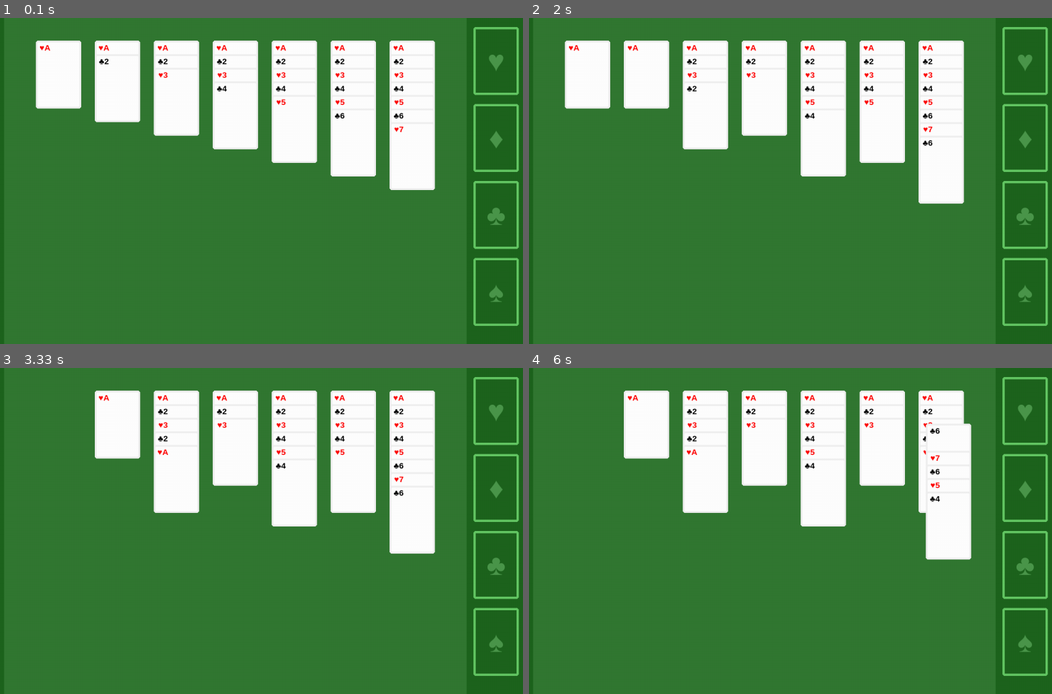
Above: before the commit, frames 1-4 (two rows, left to right).
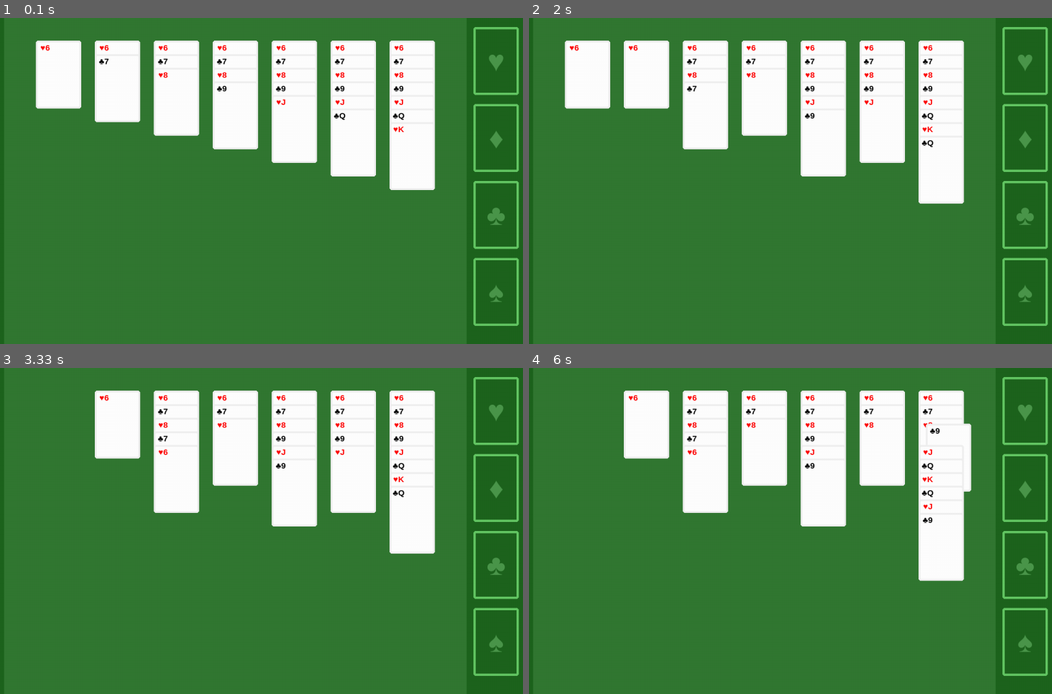
Above: after the commit, the same moments.

Repository: billydanke/Solitaire
Game: pygame game, started from Application.py
The game is run twice, just before and just after one commit, with the same random seed, the same clock (stepped at 60 frames per second) and the same inputs.
Inputs (mouse positions are in pixels of both pictures, inside the frame that each line leads up to):
- Up to frame 1 (0.1 s): no input
- Up to frame 2 (2 s): click (952, 171) at 0.38 s; press the mouse at (952, 171) at 0.7 s; move the mouse to (889, 190) at 0.8 s; release the mouse at (832, 210) at 0.93 s; click (628, 115) at 1.05 s; click (743, 125) at 1.38 s; click (879, 154) at 1.72 s
- Up to frame 3 (3.33 s): click (57, 420) at 2.55 s
- Up to frame 4 (6 s): click (884, 488) at 3.72 s; press the mouse at (884, 488) at 4.03 s; move the mouse to (916, 547) at 4.13 s; release the mouse at (942, 609) at 4.27 s; click (947, 456) at 5.28 s; press the mouse at (947, 456) at 5.6 s; move the mouse to (963, 511) at 5.7 s; release the mouse at (973, 570) at 5.83 s; press the mouse at (947, 456) at 5.93 s

The runs differ from the first frame. In frame 1, 0.4% of the frame differs, in the area x 7-78%, y 8-36%; in frame 2, 0.4%; in frame 3, 0.4%; in frame 4, 1.6%, in the area x 18-85%, y 8-66%.

Commit message:
fixed card bug and started DrawPile

Diff:
--- a/Application.py
+++ b/Application.py
@@ -4,6 +4,7 @@
 from SuitStack import SuitStack
 from CardLane import CardLane
 from Card import Card
+from DrawPile import DrawPile
 import pygame
 
 pygame.init()
@@ -16,13 +17,16 @@
 menu.addContentItem(leftRect) # Note that order you add content items to the menu is the draw order
 menu.addContentItem(rightRect)
 
+drawPile = DrawPile(30,20)
+menu.addContentItem(drawPile)
+
 for i in range(1,8):
     cardLane = CardLane(200 + (i-1) * (DeckManager.cardSize[0] + 30), 50, i, 30)
     for j in range(0,i):
         if(j % 2 == 0):
-            cardLane.cards.append(Card(cardLane.x,cardLane.y + (j*30),"Hearts",j+1,False,cardLane,True))
+            cardLane.cards.append(Card(cardLane.x,cardLane.y + (j*30),"Hearts",j+6,False,cardLane,True))
         else:
-            cardLane.cards.append(Card(cardLane.x,cardLane.y + (j*30),"Clubs",j+1,False,cardLane,True))
+            cardLane.cards.append(Card(cardLane.x,cardLane.y + (j*30),"Clubs",j+6,False,cardLane,True))
 
     menu.addContentItem(cardLane)
 
--- a/Card.py
+++ b/Card.py
@@ -132,7 +132,6 @@
             for card in DeckManager.grabbedCardList:
                 if(card.parentCard != None):
                     card.owner = card.parentCard.owner
-                card.moveWithCard = False
                 card.owner.cards.append(card)
             DeckManager.grabbedCardList = []
         else:
--- a/DeckManager.py
+++ b/DeckManager.py
@@ -2,6 +2,7 @@
 from Card import Card
 from CardLane import CardLane
 from SuitStack import SuitStack
+from DrawPile import DrawPile
 
 suits = ["Hearts","Diamonds","Clubs","Spades"]
 values = list(range(1,13))
@@ -11,6 +12,7 @@
 
 laneList = []
 suitStackList = []
+drawPile = None
 
 grabbedCardList = []
 
--- /dev/null
+++ b/DrawPile.py
@@ -0,0 +1,28 @@
+import DeckManager
+from Card import Card
+
+class DrawPile():
+    def __init__(self,x,y):
+        self.x = x
+        self.y = y
+        self.width = DeckManager.cardSize[0]
+        self.height = DeckManager.cardSize[1]
+
+        self.cards: list[Card] = []
+
+        self.isDrawn = True
+
+    def getTopmostCard(self) -> tuple[str,int,Card]:
+        if(len(self.cards) == 0): # This is an empty stack.
+            return "None", 0, None
+
+        topCard: Card.Card = self.cards[-1]
+        return topCard.cardSuit, topCard.cardNumber, topCard
+
+    def getChildCards(self, card: Card) -> list[Card]:
+        return []
+
+    def draw(self,screen):
+        if(self.isDrawn):
+            for card in self.cards:
+                card.draw(screen)
